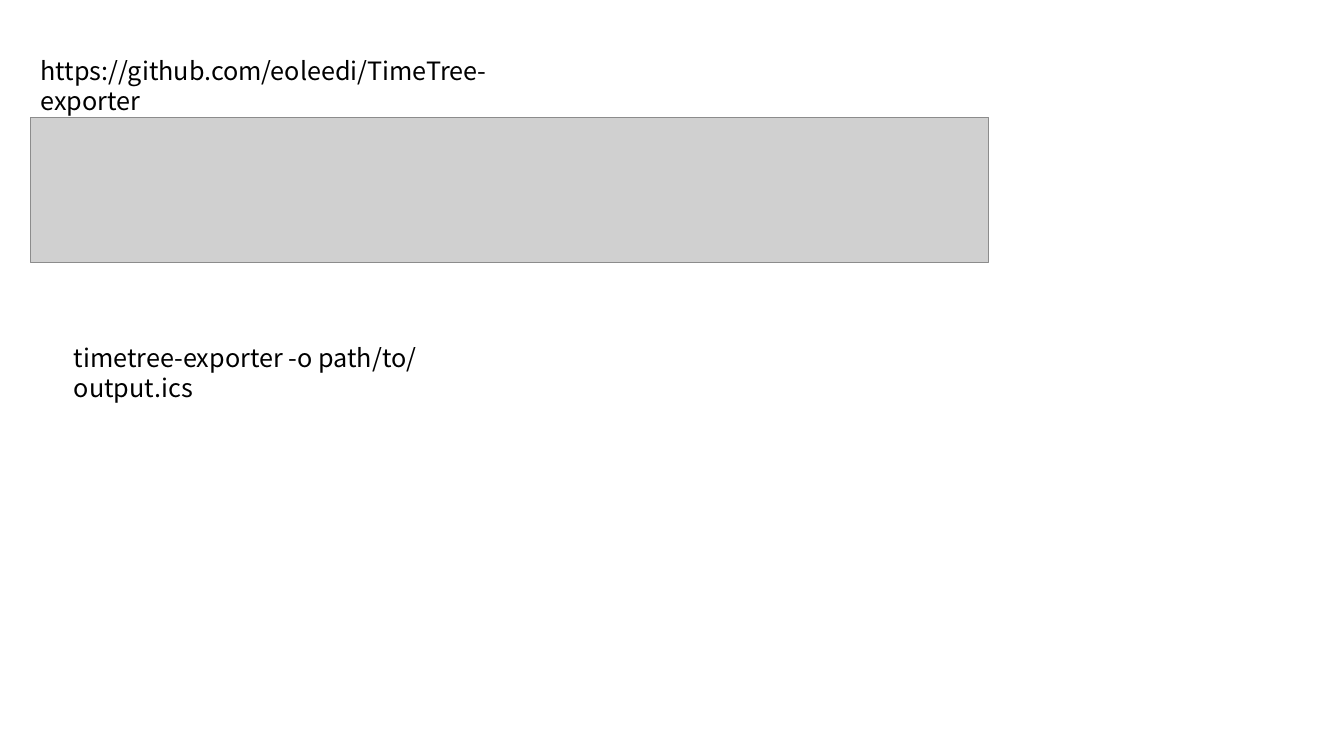
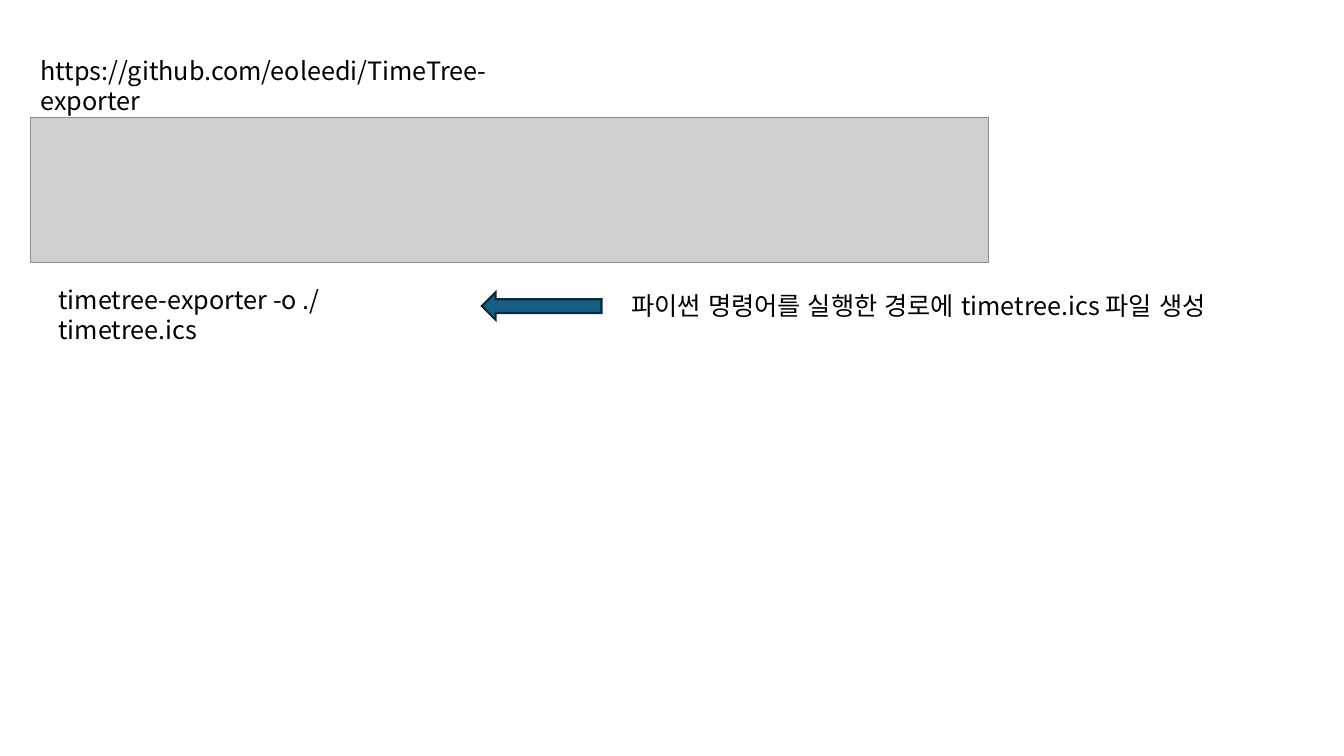
Before and after one commit to oio9595/Global_Technologies_FW, a slide deck: slide 1 of TimeTree/timetree.pptx. Drawn at 1344x756 pixels with LibreOffice and Linux fonts; fonts in the diff are those of the drawing; grey boxes stand for pictures. Boxes give left, top, right and bottom in pixels: in the first picture for what was removed or moved away, otherwise in the second. Text is boxed around its words. In the diff, an @@ line names an element or a change of style, - is before the commit and + after.

```diff
--- a/TimeTree/timetree.pptx
+++ b/TimeTree/timetree.pptx
@@ text at (x1=58, y1=289, x2=297, y2=340): text changed @@
-timetree-exporter -o path/to/output.ics
+timetree-exporter -o ./timetree.ics
@@ right arrow added at (x1=482, y1=292, x2=602, y2=320), fill #156082, outline #092A39 1.5 pt @@
@@ text added at (x1=632, y1=294, x2=1205, y2=317), 18 pt, text #000000 @@
+파이썬 명령어를 실행한 경로에 timetree.ics 파일 생성
```
